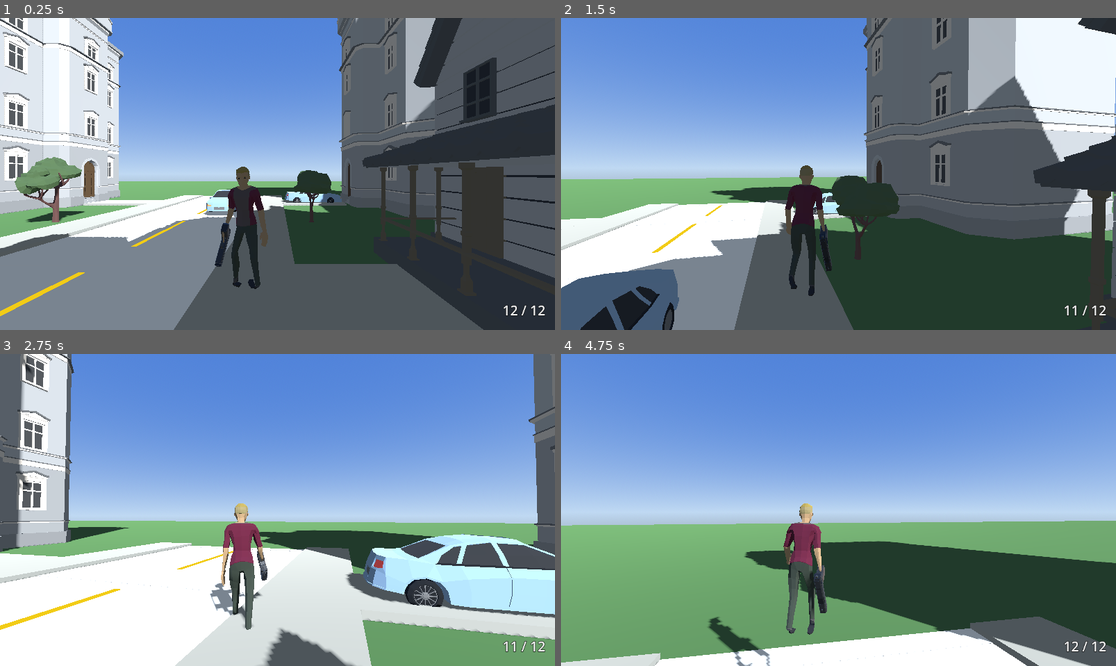
Above: before the commit, frames 1-4 (two rows, left to right).
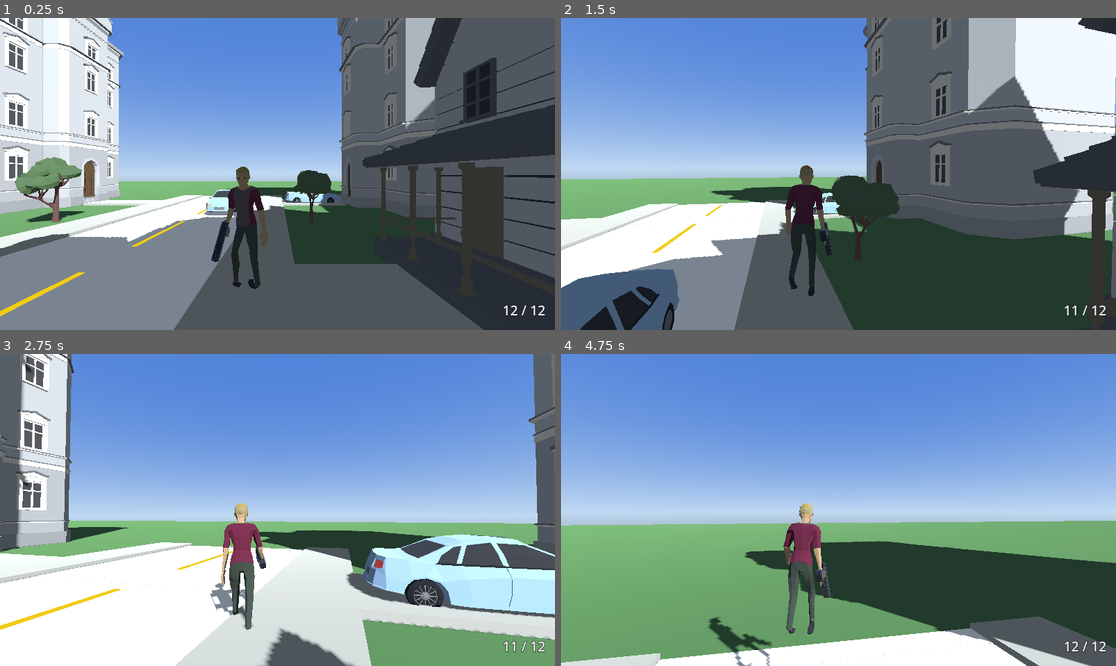
Above: after the commit, the same moments.

Repository: xena3222121/GTACloneAJFORK
Game: Godot game, scene res://scenes/World.tscn
Two runs of this game, one before a commit and one after it. Both use one fixed random seed, a clock stepped at 60 frames per second and the inputs below.
Inputs (mouse positions are in pixels of both pictures, inside the frame that each line leads up to):
- Up to frame 1 (0.25 s): no input
- Up to frame 2 (1.5 s): tap Enter at 0.5 s; move the mouse to (832, 180) at 0.52 s; hold W from 0.53 s (still down); tap R at 0.6 s; click (832, 180) at 0.67 s; tap Space at 0.77 s; move the mouse to (877, 177) at 1.27 s; tap E at 1.35 s
- Up to frame 3 (2.75 s): keep holding W; tap Space at 1.52 s; move the mouse to (233, 506) at 2.02 s; hold Shift from 2.03 s (still down)
- Up to frame 4 (4.75 s): move the mouse to (844, 510) at 2.77 s; release W at 2.78 s; release Shift at 2.78 s; hold A 2.78-3.53 s; tap R at 2.85 s; click (844, 510) at 2.92 s; tap Space at 3.02, 3.77, 4.52 s; move the mouse to (816, 503) at 3.52 s; hold W from 3.53 s (still down); tap E at 3.6 s; move the mouse to (866, 510) at 4.27 s; tap Shift at 4.35 s

The runs differ from the first frame. In frame 1, 0.2% of the frame differs, in the area x 38-42%, y 64-80%; in frame 2, 0.1%; in frame 3, 0.1%; in frame 4, 0.4%, in the area x 31-49%, y 66-97%.

Commit message:
Fix idle gun grip roll - barrel was under the handle, not over it
Direction (pointing down) was already correct, but the gun was rolled
180deg around its own hanging axis so the barrel/slide sat below the
grip instead of above it - looked flipped even though it pointed the
right way. Flipped the secondary axis mapping back (matches the pairing
originally used for aim, just applied to the down-pointing barrel axis
instead of the forward-pointing one).

Note: an earlier attempt to find this via rendering several roll
candidates gave false negatives - the test script's manual override
was getting silently overwritten by player.gd's own per-physics-frame
assignment before the screenshot captured, making all candidates render
identically. Editing the live constant directly and rendering through
the real code path (as done here) avoids that.

Diff:
--- a/scripts/player.gd
+++ b/scripts/player.gd
@@ -78,7 +78,7 @@
 const GUN_ORIGIN := Vector3(0, 0.22, 0.05)
 # Basis.slerp() requires pure (unscaled) rotation matrices, so scale is kept
 # separate here and reapplied after blending rather than baked into these.
-var gun_rot_idle := Basis(Vector3(0, 1, 0), Vector3(-1, 0, 0), Vector3(0, 0, 1))
+var gun_rot_idle := Basis(Vector3(0, 1, 0), Vector3(1, 0, 0), Vector3(0, 0, -1))
 var gun_rot_aim := Basis(Vector3(0, 1, 0), Vector3(1, 0, 0), Vector3(0, 0, -1))
 
 var gravity: float = ProjectSettings.get_setting("physics/3d/default_gravity")
